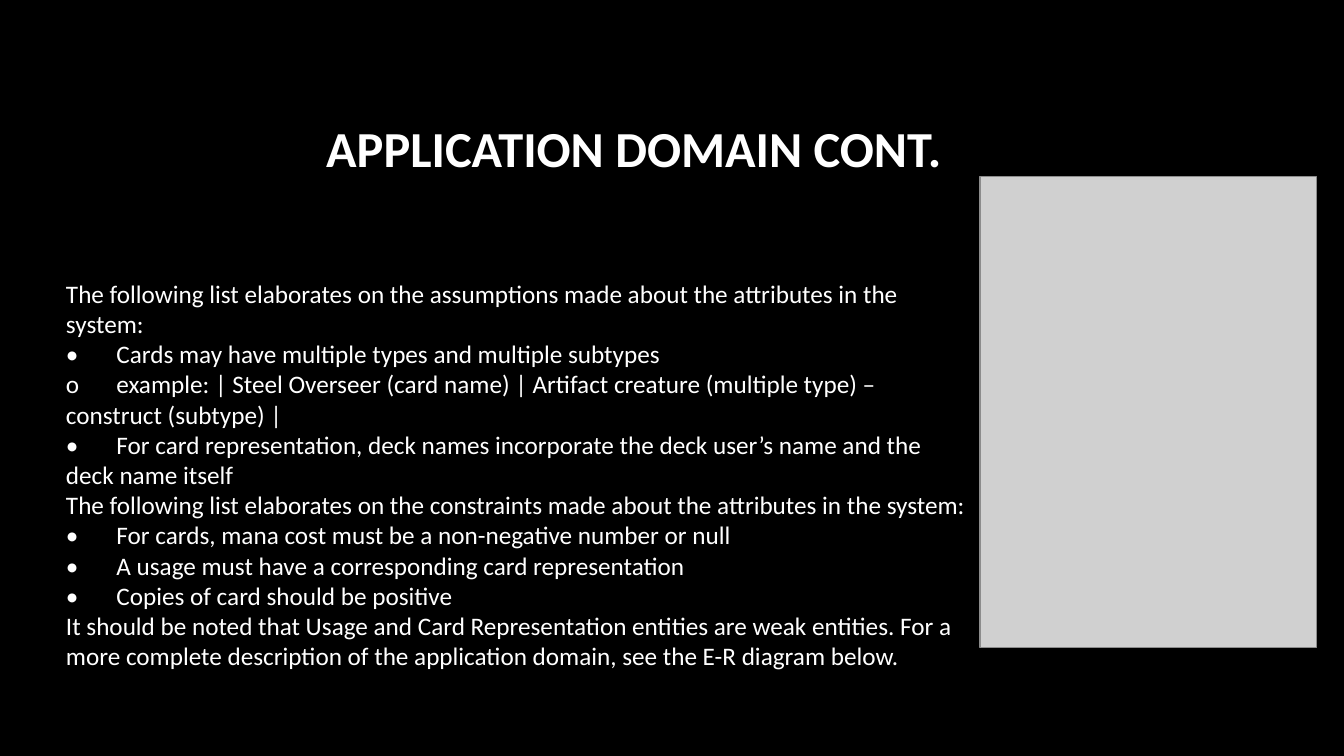
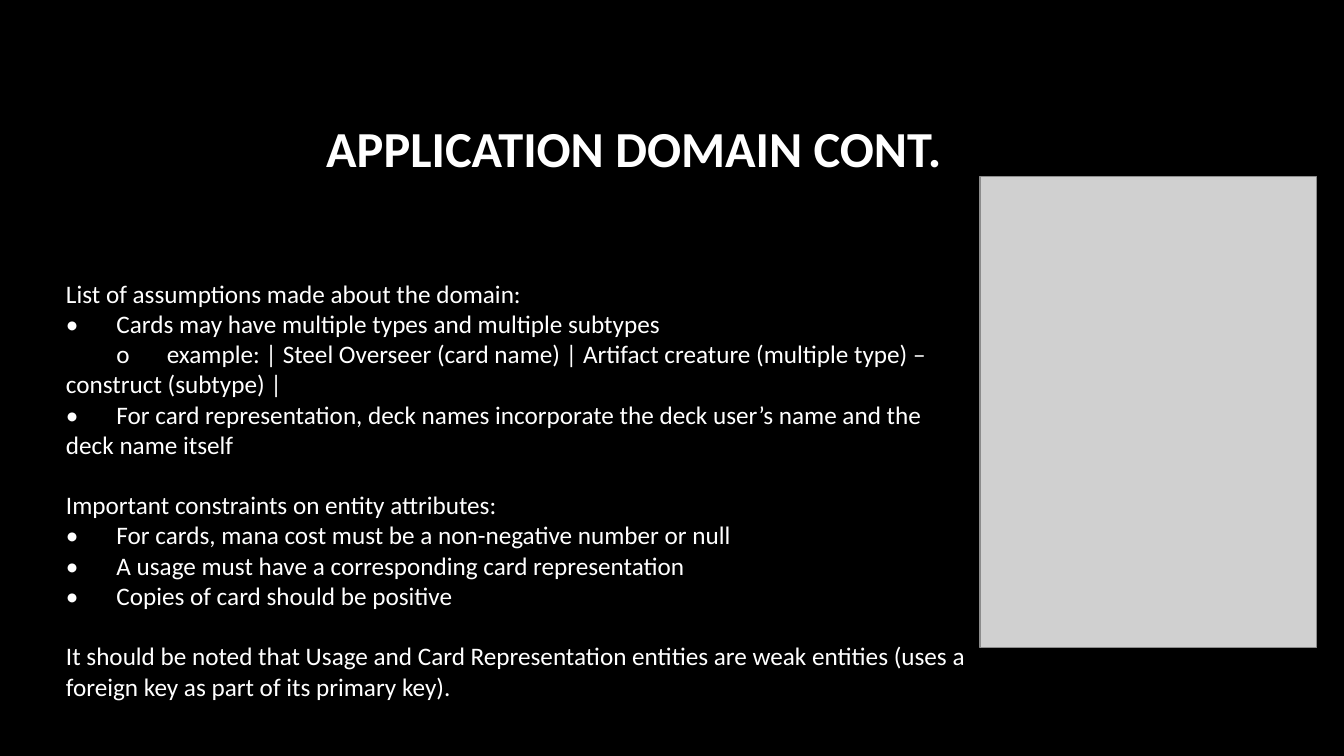
Before and after one commit to jedibob5/CSC4402DBProject, a slide deck: slide 4 of project/presentation/Databases project.pptx. Drawn at 1344x756 pixels with LibreOffice and Linux fonts; fonts in the diff are those of the drawing; grey boxes stand for pictures; background and template pictures are left out. Boxes give left, top, right and bottom in pixels: in the first picture for what was removed or moved away, otherwise in the second. Text is boxed around its words. In the diff, an @@ line names an element or a change of style, - is before the commit and + after.

```diff
--- a/project/presentation/Databases project.pptx
+++ b/project/presentation/Databases project.pptx
@@ text at (66, 285, 520, 307): text changed @@
-The following list elaborates on the assumptions made about the attributes in the system:
+List of assumptions made about the domain:
@@ text at (66, 496, 496, 518): text changed @@
-The following list elaborates on the constraints made about the attributes in the system:
+Important constraints on entity attributes:
@@ text at (66, 647, 965, 701): text changed @@
-It should be noted that Usage and Card Representation entities are weak entities. For a more complete description of the application domain, see the E-R diagram below.
+It should be noted that Usage and Card Representation entities are weak entities (uses a foreign key as part of its primary key).
```
Also in this commit, not shown: 3 other slides changed.
